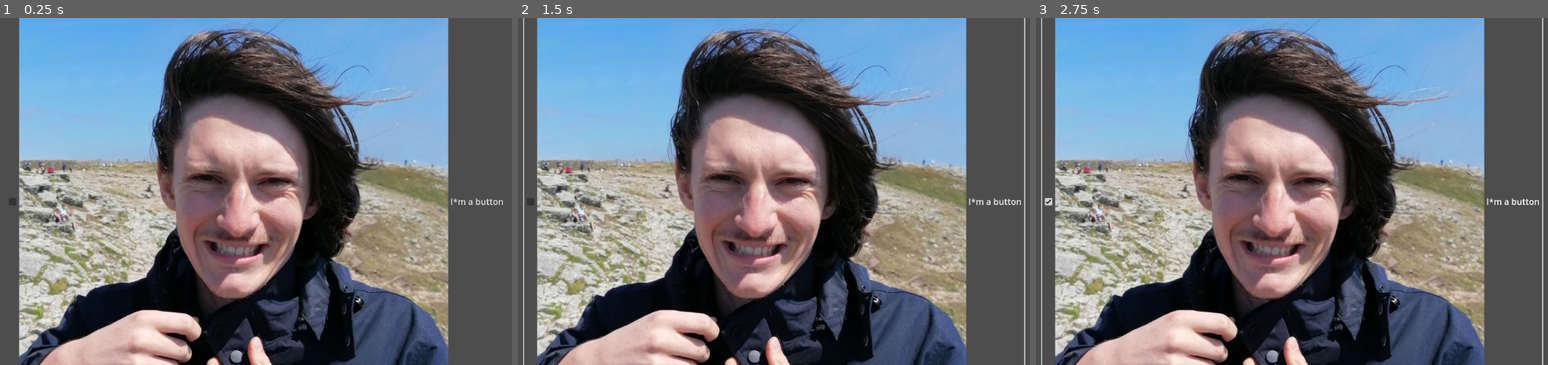
Above: before the commit, frames 1-3 (left to right).
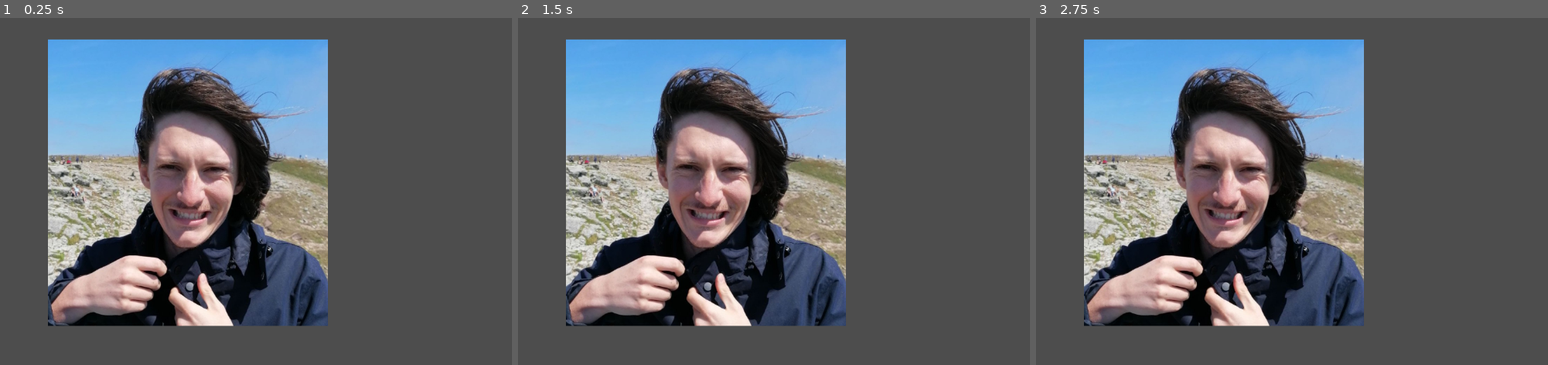
Above: after the commit, the same moments.

Repository: Difio3333/imnotarobot
Game: Godot game, scene res://world/World.tscn
Same seed, same stepped clock (60 frames per second), same inputs: the game is played once before the commit and once after it. Before the commit the project starts from res://World.tscn.
Inputs (mouse positions are in pixels of both pictures, inside the frame that each line leads up to):
- Up to frame 1 (0.25 s): no input
- Up to frame 2 (1.5 s): click (774, 201) at 0.5 s, where only the run before the commit has a clickable "I*m a button"; click (774, 201) at 1.25 s, where only the run before the commit has a clickable "I*m a button"
- Up to frame 3 (2.75 s): click (1292, 201) at 2 s, where only the run before the commit has a clickable "I*m a button"

The runs differ from the first frame. In frame 1, 71% of the frame differs, in the area x 1-99%, y 0-100%; in frame 2, 72%; in frame 3, 72%, in the area x 0-100%, y 0-100%.

Commit message:
Set up project basics like level transitions and a basic global messenger bus

Diff:
--- a/World.tscn
+++ /dev/null
@@ -1,19 +0,0 @@
-[gd_scene load_steps=3 format=3 uid="uid://bsd3vpilgeiy7"]
-
-[ext_resource type="Script" path="res://testscript.gd" id="1_pmtrc"]
-[ext_resource type="Texture2D" uid="uid://c5n50mwnhsfln" path="res://FotoFrido.jpg" id="3_qdlfr"]
-
-[node name="World" type="Node2D"]
-script = ExtResource("1_pmtrc")
-
-[node name="CheckBox" type="CheckBox" parent="."]
-anchors_preset = -1
-anchor_right = 0.356
-anchor_bottom = 0.225
-offset_left = 199.0
-offset_top = -61.0
-offset_right = 1131.0
-offset_bottom = 747.0
-text = "I*m a button
-"
-icon = ExtResource("3_qdlfr")
--- /dev/null
+++ b/globals/Messenger.gd
@@ -0,0 +1,3 @@
+extends Node
+
+signal LEVEL_WIN
--- a/icon.svg
+++ /dev/null
@@ -1 +0,0 @@
-<svg xmlns="http://www.w3.org/2000/svg" width="128" height="128"><rect width="124" height="124" x="2" y="2" fill="#363d52" stroke="#212532" stroke-width="4" rx="14"/><g fill="#fff" transform="translate(12.322 12.322)scale(.101)"><path d="M105 673v33q407 354 814 0v-33z"/><path fill="#478cbf" d="m105 673 152 14q12 1 15 14l4 67 132 10 8-61q2-11 15-15h162q13 4 15 15l8 61 132-10 4-67q3-13 15-14l152-14V427q30-39 56-81-35-59-83-108-43 20-82 47-40-37-88-64 7-51 8-102-59-28-123-42-26 43-46 89-49-7-98 0-20-46-46-89-64 14-123 42 1 51 8 102-48 27-88 64-39-27-82-47-48 49-83 108 26 42 56 81zm0 33v39c0 276 813 276 814 0v-39l-134 12-5 69q-2 10-14 13l-162 11q-12 0-16-11l-10-65H446l-10 65q-4 11-16 11l-162-11q-12-3-14-13l-5-69z"/><path d="M483 600c0 34 58 34 58 0v-86c0-34-58-34-58 0z"/><circle cx="725" cy="526" r="90"/><circle cx="299" cy="526" r="90"/></g><g fill="#414042" transform="translate(12.322 12.322)scale(.101)"><circle cx="307" cy="532" r="60"/><circle cx="717" cy="532" r="60"/></g></svg>
--- /dev/null
+++ b/levels/level_1.tscn
@@ -0,0 +1,15 @@
+[gd_scene load_steps=2 format=3 uid="uid://bo44bx8x16iqo"]
+
+[ext_resource type="Script" path="res://scripts/level_1_script.gd" id="1_er66a"]
+
+[node name="Level1" type="Node2D" groups=["Level"]]
+script = ExtResource("1_er66a")
+
+[node name="Button" type="Button" parent="."]
+offset_left = 427.0
+offset_top = 237.0
+offset_right = 560.0
+offset_bottom = 333.0
+text = "Next Level"
+
+[connection signal="button_down" from="Button" to="." method="_on_button_button_down"]
--- /dev/null
+++ b/levels/level_2.tscn
@@ -0,0 +1,12 @@
+[gd_scene load_steps=3 format=3 uid="uid://b5idxyjn2jq01"]
+
+[ext_resource type="Script" path="res://scripts/level_1_script.gd" id="1_8cdyd"]
+[ext_resource type="Texture2D" uid="uid://c5n50mwnhsfln" path="res://assets/FotoFrido.jpg" id="2_aqr84"]
+
+[node name="Level2" type="Node2D"]
+script = ExtResource("1_8cdyd")
+
+[node name="FotoFrido" type="Sprite2D" parent="." groups=["Level"]]
+position = Vector2(538, 308)
+scale = Vector2(0.6525, 0.66875)
+texture = ExtResource("2_aqr84")
--- a/plicture.tscn
+++ /dev/null
@@ -1,6 +0,0 @@
-[gd_scene load_steps=2 format=3 uid="uid://b78irxq2ubdn3"]
-
-[ext_resource type="Texture2D" uid="uid://c5n50mwnhsfln" path="res://FotoFrido.jpg" id="1_vua76"]
-
-[node name="Plicture" type="Sprite2D"]
-texture = ExtResource("1_vua76")
--- a/project.godot
+++ b/project.godot
@@ -11,6 +11,10 @@
 [application]
 
 config/name="ImNotARobot"
-run/main_scene="res://World.tscn"
+run/main_scene="res://world/World.tscn"
 config/features=PackedStringArray("4.3", "Forward Plus")
 config/icon="res://icon.svg"
+
+[autoload]
+
+Messenger="*res://globals/Messenger.gd"
--- /dev/null
+++ b/scripts/level_1_script.gd
@@ -0,0 +1,6 @@
+extends Node2D
+
+
+
+func _on_button_button_down() -> void:
+	Messenger.emit_signal("LEVEL_WIN")
--- /dev/null
+++ b/scripts/world.gd
@@ -0,0 +1,47 @@
+extends Node2D
+
+var loaded_levels: Array[PackedScene]
+var current_level_index: int = 0
+
+func _ready():
+
+	Messenger.connect("LEVEL_WIN",next_level)
+	load_levels()
+	next_level()
+
+func load_levels():
+	var folder_path = "res://levels/"
+	var dir = DirAccess.open(folder_path)
+
+	if not dir:
+		print("Failed to open directory")
+		return
+	dir.list_dir_begin()
+
+	var file_name = dir.get_next()
+
+	while file_name != "":
+
+		if dir.current_is_dir():
+			file_name = dir.get_next()
+			continue
+
+		if file_name.ends_with(".tscn"):
+			var scene_path = folder_path + "/" + file_name
+			var packed_scene = load(scene_path)
+			if packed_scene:
+				loaded_levels.append(packed_scene)
+
+		file_name = dir.get_next()
+
+	dir.list_dir_end()
+
+func next_level():
+	for child in get_children():
+		if not child.is_in_group("Level"):
+			continue
+		child.queue_free()
+
+	var current_level = loaded_levels[current_level_index].instantiate()
+	call_deferred("add_child",current_level)
+	current_level_index += 1
--- a/testscript.gd
+++ /dev/null
@@ -1,11 +0,0 @@
-extends Node2D
-
-
-# Called when the node enters the scene tree for the first time.
-func _ready() -> void:
-	pass # Replace with function body.
-
-
-# Called every frame. 'delta' is the elapsed time since the previous frame.
-func _process(delta: float) -> void:
-	print("Lukas is a Robot!")
--- /dev/null
+++ b/world/World.tscn
@@ -0,0 +1,6 @@
+[gd_scene load_steps=2 format=3 uid="uid://bsd3vpilgeiy7"]
+
+[ext_resource type="Script" path="res://scripts/world.gd" id="1_8t6g1"]
+
+[node name="World" type="Node2D"]
+script = ExtResource("1_8t6g1")
Renamed: FotoFrido.jpg -> assets/FotoFrido.jpg
Not shown, changed: assets/FotoFrido.jpg.import
Not shown, removed: icon.svg.import
